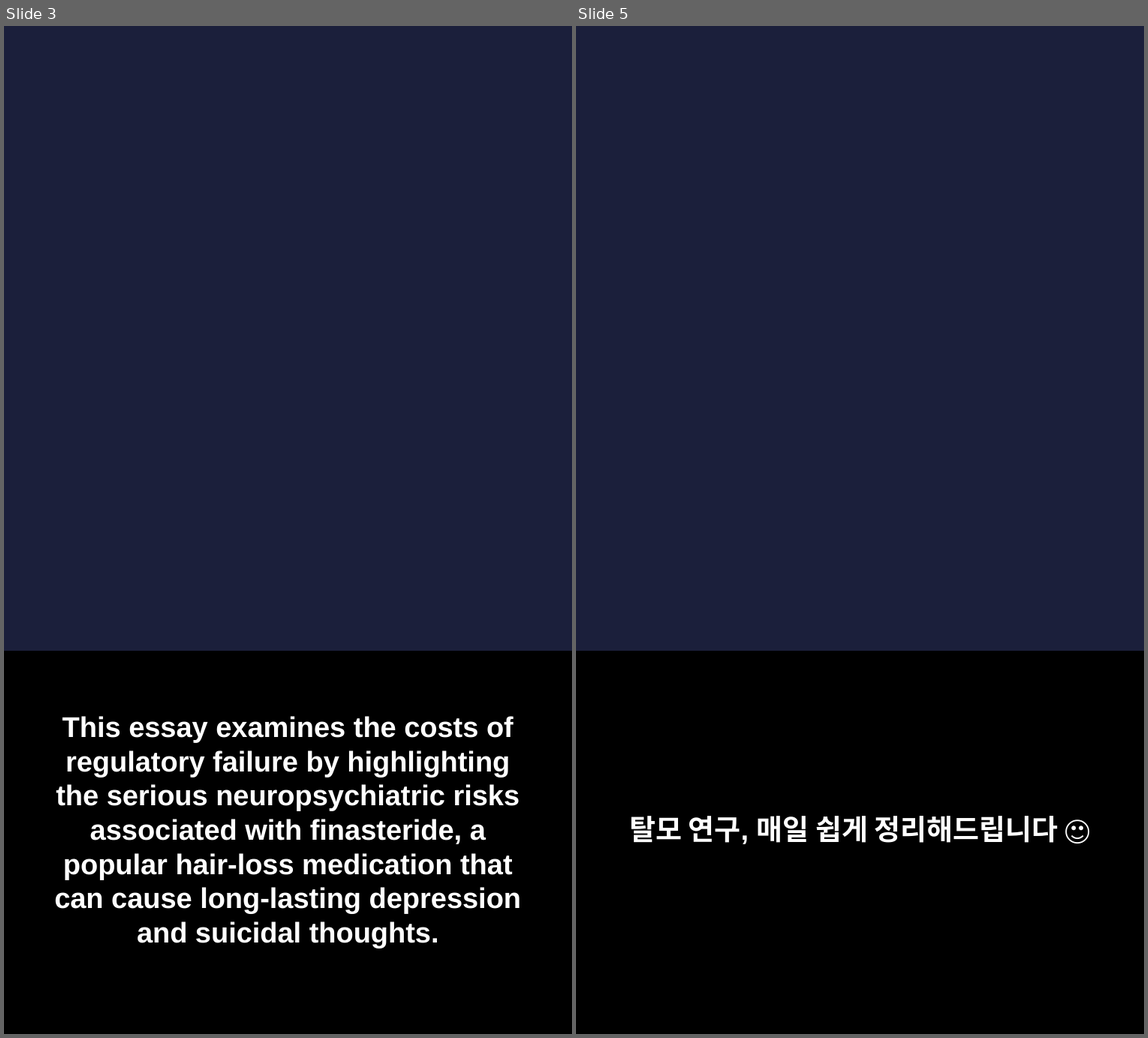
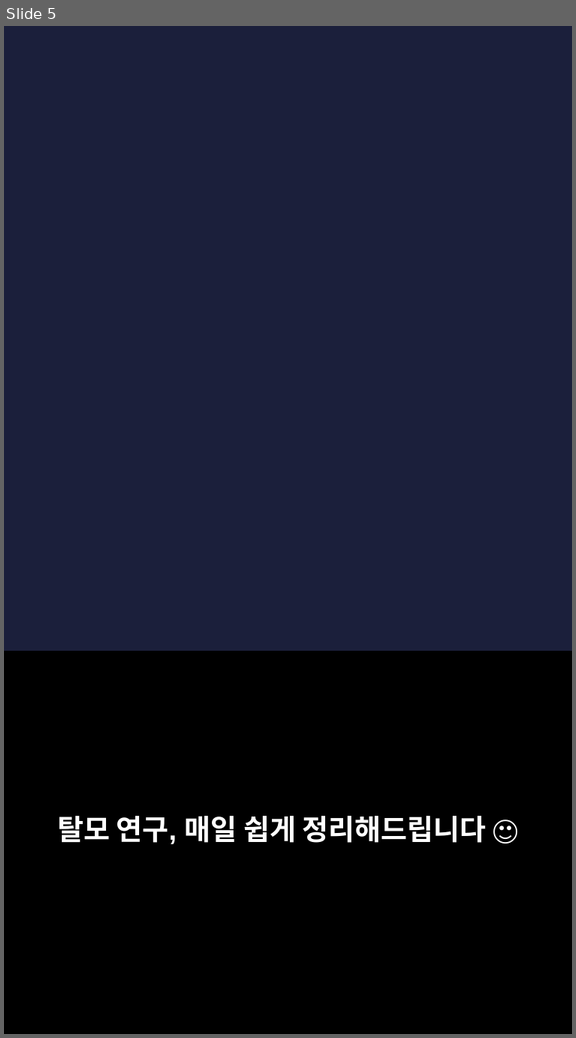
Before and after one commit to hyokang2010-BJ-ANTH/product-builder-test, a slide deck: pwa/data/latest/slides.pptx. Shown side by side, each under a label of ours: slides 3 and 5 before the commit, slide 5 after it; the slides between them are not shown. The pictures are 1148x1038 and 576x1038 pixels, drawn with LibreOffice and Linux fonts; fonts in the diff are those of the drawing; background and template pictures are left out. Boxes give left, top, right and bottom in pixels: in the first picture for what was removed or moved away, otherwise in the second. Text is boxed around its words. In the diff, an @@ line names an element or a change of style, - is before the commit and + after.

```diff
--- a/pwa/data/latest/slides.pptx
+++ b/pwa/data/latest/slides.pptx
@@ slide 3 removed at box(4, 26, 572, 1034), background picture (left out) @@
@@ rectangle removed at box(4, 652, 572, 1034) @@
@@ text removed at box(54, 716, 521, 948) @@
-This essay examines the costs of regulatory failure by highlighting the serious neuropsychiatric risks associated with finasteride, a popular hair-loss medication that can cause long-lasting depression and suicidal thoughts.
```
Also in this commit, not shown: 2 slides changed, 5 slides added, 3 other slides removed, 26 other files.
